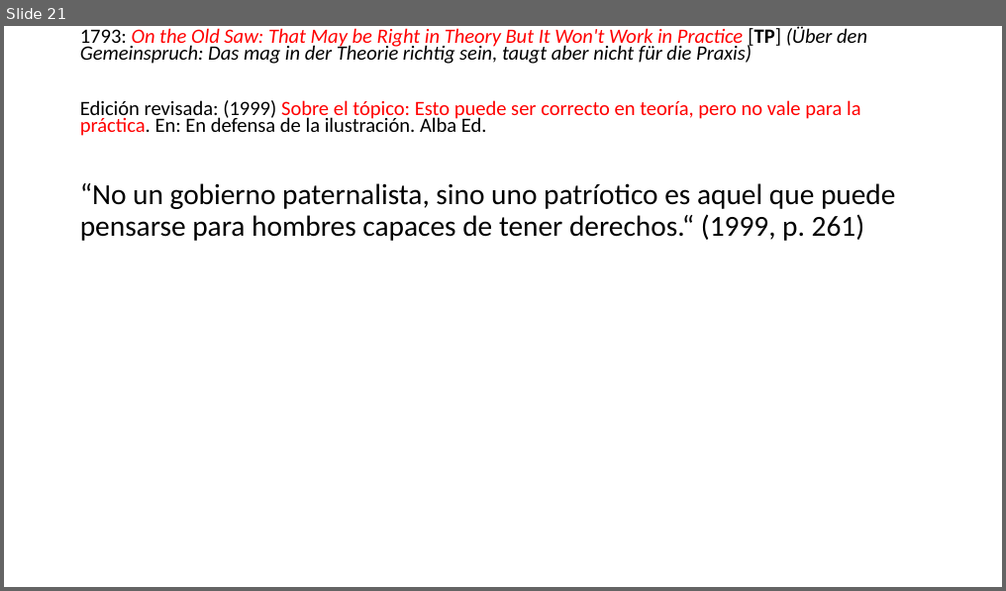
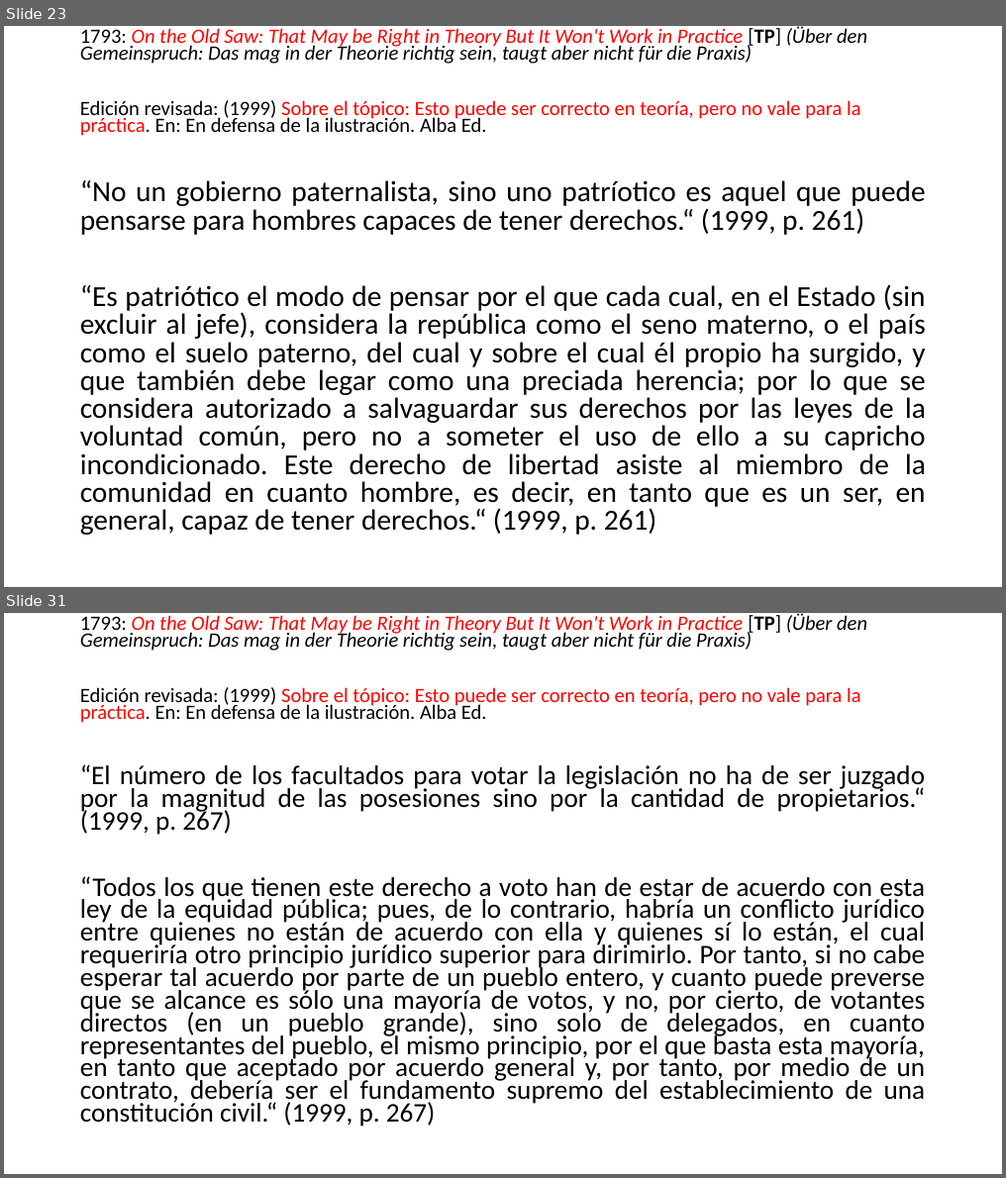
Before and after one commit to zaboltar/ArchaeologyJourney, a slide deck: DigSite/New Arcaism/uarm 2025 2/kant republica ciudadanía.pptx. Shown one above the other, each under a label of ours: slide 21 before the commit, slides 23 and 31 after it; the slides between them are not shown. The pictures are 1006x591 and 1006x1178 pixels, drawn with LibreOffice and Linux fonts; fonts in the diff are those of the drawing. Boxes give left, top, right and bottom in pixels: in the first picture for what was removed or moved away, otherwise in the second. Text is boxed around its words. In the diff, an @@ line names an element or a change of style, - is before the commit and + after.

```diff
--- a/DigSite/New Arcaism/uarm 2025 2/kant republica ciudadanía.pptx
+++ b/DigSite/New Arcaism/uarm 2025 2/kant republica ciudadanía.pptx
@@ slide 31 added at box(4, 613, 1002, 1174), background #FFFFFF @@
@@ text added at box(80, 613, 867, 723), 19.6 pt, text #000000, italic @@
+1793: On the Old Saw: That May be Right in Theory But It Won't Work in Practice [TP] (Über den Gemeinspruch: Das mag in der Theorie richtig sein, taugt aber nicht für die Praxis)
+Edición revisada: (1999) Sobre el tópico: Esto puede ser correcto en teoría, pero no vale para la práctica. En: En defensa de la ilustración. Alba Ed.
@@ text added at box(80, 764, 926, 1127), 25.9 pt, text #000000 @@
+“El número de los facultados para votar la legislación no ha de ser juzgado por la magnitud de las posesiones sino por la cantidad de propietarios.“ (1999, p. 267)
+“Todos los que tienen este derecho a voto han de estar de acuerdo con esta ley de la equidad pública; pues, de lo contrario, habría un conflicto jurídico entre quienes no están de acuerdo con ella y quienes sí lo están, el cual requeriría otro principio jurídico superior para dirimirlo. Por tanto, si no cabe esperar tal acuerdo por parte de un pueblo entero, y cuanto puede preverse que se alcance es sólo una mayoría de votos, y no, por cierto, de votantes directos (en un pueblo grande), sino solo de delegados, en cuanto representantes del pueblo, el mismo principio, por el que basta esta mayoría, en tanto que aceptado por acuerdo general y, por tanto, por medio de un contrato, debería ser el fundamento supremo del establecimiento de una constitución civil.“ (1999, p. 267)
@@ what was slide 21 is now slide 23 @@
@@ slide 23 changed as well @@
@@ text at box(80, 180, 925, 235): alignment left to justified; line spacing 0.9 to 0.8 @@
@@ text at box(80, 284, 926, 535): paragraph added @@
+“Es patriótico el modo de pensar por el que cada cual, en el Estado (sin excluir al jefe), considera la república como el seno materno, o el país como el suelo paterno, del cual y sobre el cual él propio ha surgido, y que también debe legar como una preciada herencia; por lo que se considera autorizado a salvaguardar sus derechos por las leyes de la voluntad común, pero no a someter el uso de ello a su capricho incondicionado. Este derecho de libertad asiste al miembro de la comunidad en cuanto hombre, es decir, en tanto que es un ser, en general, capaz de tener derechos.“ (1999, p. 261)
```
Also in this commit, not shown: 21 other slides changed, 14 other slides added, 28 other files.
